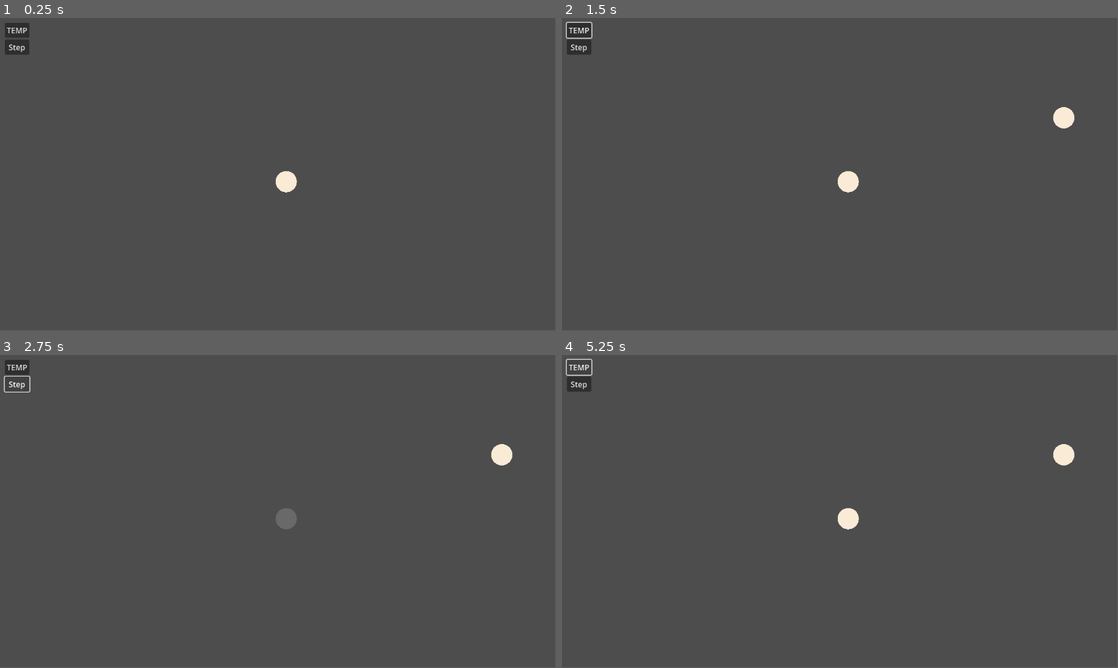
Above: before the commit, frames 1-4 (two rows, left to right).
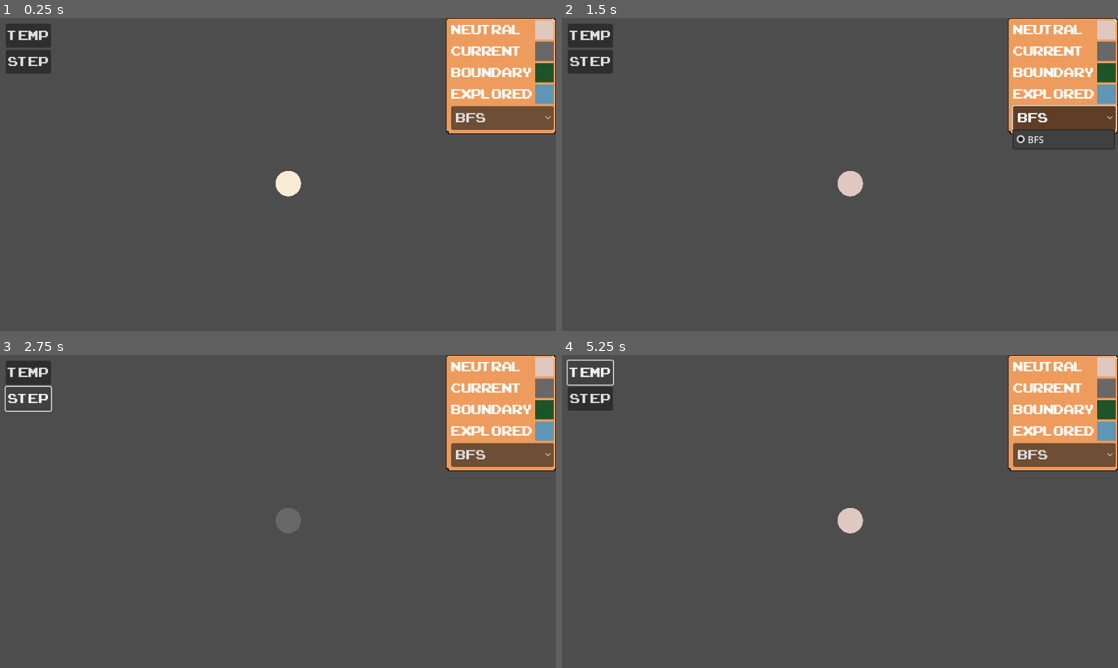
Above: after the commit, the same moments.

Repository: OliverVoogd/GraphBuilder
Game: Godot game, scene res://main_window.tscn
The game is run twice, just before and just after one commit, with the same random seed, the same clock (stepped at 60 frames per second) and the same inputs.
Inputs (mouse positions are in pixels of both pictures, inside the frame that each line leads up to):
- Up to frame 1 (0.25 s): no input
- Up to frame 2 (1.5 s): click "TEMP" at 0.5 s; click (1062, 118) at 1.25 s, where only the run after the commit has a clickable "BFS"
- Up to frame 3 (2.75 s): click "Step" at 2 s
- Up to frame 4 (5.25 s): click "TEMP" at 2.75 s; click "Step" at 3.5 s; click (1062, 455) at 4.25 s, where only the run after the commit has a clickable "BFS"; click "TEMP" at 5 s
The window is 799x449 before the commit and 800x450 after it. Grey fills any space a smaller window leaves; there, only what the larger window draws over its background counts as a difference.

The runs differ from the first frame. In frame 1, 8.3% of the frame differs, in the area x 0-100%, y 0-58%; in frame 2, 8.5%; in frame 3, 8.1%; in frame 4, 8.5%.

Commit message:
multiple WIPs

Diff:
--- a/Graph/Algorithms/BFS.gd
+++ b/Graph/Algorithms/BFS.gd
@@ -1,20 +1,16 @@
-extends Resource
+extends Algorithm
 
 class_name BFS
 # All algorithms represent nodes as simply ints, corresponding to the nodes stored in
 # a GData object. GData objects can be passed between different algorithms, which can produce
 # different results
+var stored_current_node: int = -1
 
-@export var algorithm_name = "BFS"
-var graph_data: GData = null
+func _init() -> void:
+	algorithm_name = BFS
 
-# reimpliment as queues
-var explored: Array[int] = []
-var boundary: Array[int] = []
-var stored_current_node: int = -1
-var algorithm_finished: bool = false
-#region Public Methods
-func reset():
+#region Inherited Methods
+func reset() -> void:
 	explored.clear()
 	boundary.clear()
 
@@ -22,11 +18,11 @@
 	algorithm_finished = false
 	stored_current_node = -1
 
-func initialise_algorithm(data: GData):
+func initialise_algorithm(data: GData) -> void:
 	graph_data = data
 	reset()
 
-func get_display_data():
+func get_display_data() -> Array:
 	# return the current node, boundary nodes and explored nodes for visualisation
 	# all should be lists
 	return [
@@ -34,8 +30,6 @@
 		graph_data.get_array_gnodes(boundary),
 		graph_data.get_array_gnodes(explored)]
 
-# steps through the algorithm
-# TEMP just return the explored nodes
 func step() -> Array[int]:
 	var current_node = get_next_node()
 	stored_current_node = current_node
--- a/Graph/Algorithms/BFS.tres
+++ b/Graph/Algorithms/BFS.tres
@@ -3,5 +3,6 @@
 [ext_resource type="Script" path="res://Graph/Algorithms/BFS.gd" id="1_eubao"]
 
 [resource]
+resource_name = "BFS"
 script = ExtResource("1_eubao")
 algorithm_name = "BFS"
--- /dev/null
+++ b/Graph/Algorithms/algorithm.gd
@@ -0,0 +1,26 @@
+extends Resource
+
+class_name Algorithm
+
+@export var algorithm_name = "Abstract"
+
+
+var graph_data: GData = null
+# reimpliment as queues
+var explored: Array[int] = []
+var boundary: Array[int] = []
+var algorithm_finished: bool = false
+
+
+func reset() -> void:
+	print_debug("Abstract class")
+	pass
+func initialise_algorithm(data: GData) -> void:
+	print_debug("Abstract class")
+	pass
+func get_display_data() -> Array:
+	print_debug("Abstract class")
+	return []
+func step() -> Array[int]:
+	print_debug("Abstract class")
+	return []
--- a/Graph/GNode.tscn
+++ b/Graph/GNode.tscn
@@ -3,7 +3,7 @@
 [ext_resource type="Script" path="res://Graph/GNode.gd" id="1_d305o"]
 
 [sub_resource type="CircleShape2D" id="CircleShape2D_ncjd3"]
-radius = 300.0
+radius = 200.0
 
 [node name="GNode" type="Node2D"]
 script = ExtResource("1_d305o")
--- a/Graph/Graph.gd
+++ b/Graph/Graph.gd
@@ -8,10 +8,13 @@
 @export var start_node: GNode
 var graph_data: GData = preload("res://Graph/GData.tres")
 
-@export var neutral_colour := Color.ANTIQUE_WHITE
-@export var current_colour := Color.DIM_GRAY
-@export var explored_colour := Color.DARK_RED
-@export var boundary_colour := Color.YELLOW_GREEN
+#region Variables for Options Menu
+@export var options_menu: OptionsMenu
+var neutral_colour_rect: ColorRect
+var current_colour_rect: ColorRect
+var boundary_colour_rect: ColorRect
+var explored_colour_rect: ColorRect
+#endregion
 
 #region Variables for Edges
 var stored_node_for_edge_add: GNode = null
@@ -22,6 +25,8 @@
 #region Godot Methods
 func _ready() -> void:
 	connect_gnode_to_signals(start_node)
+
+	setup_colour_rects()
 #endregion
 
 #region Public Methods
@@ -31,13 +36,13 @@
 func set_graph_display(display_data) -> void:
 	# display_data is [current, boundary, explored]
 	for node in display_data[1]:
-		node.change_colour(boundary_colour)
+		node.change_colour(boundary_colour_rect.color)
 	for node in display_data[2]:
-		node.change_colour(explored_colour)
-	display_data[0].change_colour(current_colour)
+		node.change_colour(explored_colour_rect.color)
+	display_data[0].change_colour(current_colour_rect.color)
 func reset_node_colours(node_array: Array[GNode]) -> void:
 	for node in node_array:
-		node.change_colour(neutral_colour)
+		node.change_colour(neutral_colour_rect.color)
 #endregion
 
 #region Creating Nodes & Edges
@@ -110,3 +115,11 @@
 	graph_data.set_start_gnode(start_node)
 	print_debug("edge count: ", number_edges)
 #endregion
+
+#region Colours
+func setup_colour_rects():
+	neutral_colour_rect = options_menu.getNeutralColorRect()
+	current_colour_rect = options_menu.getCurrentColorRect()
+	boundary_colour_rect= options_menu.getBoundaryColorRect()
+	explored_colour_rect = options_menu.getExploredColorRect()
+#endregion
--- a/main_window.tscn
+++ b/main_window.tscn
@@ -1,13 +1,15 @@
-[gd_scene load_steps=6 format=3 uid="uid://jjvih8gbeux3"]
+[gd_scene load_steps=8 format=3 uid="uid://jjvih8gbeux3"]
 
 [ext_resource type="Script" path="res://main_window.gd" id="1_ktm31"]
 [ext_resource type="Script" path="res://Graph/Graph.gd" id="2_1mehc"]
+[ext_resource type="PackedScene" uid="uid://d1n5d3w0ntk22" path="res://ui/options_menu.tscn" id="3_absgt"]
+[ext_resource type="Theme" uid="uid://ds50bdi3l4kfk" path="res://ui/graphapptheme.tres" id="3_mt68v"]
 [ext_resource type="PackedScene" uid="uid://br8odp5wrtu6x" path="res://Graph/GNode.tscn" id="4_skrk1"]
 [ext_resource type="Script" path="res://Graph/Algorithms/BFS.gd" id="4_wfiq6"]
 
 [sub_resource type="Resource" id="Resource_f6ipu"]
 script = ExtResource("4_wfiq6")
-algorithm_name = "BFS"
+algorithm_name = "Abstract"
 
 [node name="MainWindow" type="Node2D"]
 script = ExtResource("1_ktm31")
@@ -31,15 +33,20 @@
 
 [node name="btnTemp" type="Button" parent="CanvasLayer/Control/ModeGridContainer"]
 layout_mode = 2
+theme = ExtResource("3_mt68v")
 text = "TEMP"
 
 [node name="btnStepAlgorithm" type="Button" parent="CanvasLayer/Control/ModeGridContainer"]
 layout_mode = 2
+theme = ExtResource("3_mt68v")
 text = "Step"
 
-[node name="Graph" type="Node2D" parent="." node_paths=PackedStringArray("start_node")]
+[node name="OptionsMenu" parent="CanvasLayer" instance=ExtResource("3_absgt")]
+
+[node name="Graph" type="Node2D" parent="." node_paths=PackedStringArray("start_node", "options_menu")]
 script = ExtResource("2_1mehc")
 start_node = NodePath("GNode")
+options_menu = NodePath("../CanvasLayer/OptionsMenu")
 
 [node name="GNode" parent="Graph" instance=ExtResource("4_skrk1")]
 position = Vector2(161, 142)
--- a/project.godot
+++ b/project.godot
@@ -17,7 +17,9 @@
 
 [display]
 
-window/stretch/aspect="expand"
+window/size/viewport_width=960
+window/size/viewport_height=540
+window/stretch/mode="viewport"
 
 [dotnet]
 
@@ -43,6 +45,6 @@
 
 [rendering]
 
-textures/canvas_textures/default_texture_filter=2
+textures/canvas_textures/default_texture_filter=0
 renderer/rendering_method="gl_compatibility"
 renderer/rendering_method.mobile="gl_compatibility"
--- /dev/null
+++ b/ui/colour_select.gd
@@ -0,0 +1,18 @@
+extends ColorRect
+
+var mouse_within := false
+
+func _ready() -> void:
+	gui_input.connect(on_gui_input)
+	mouse_entered.connect(on_mouse_entered)
+	mouse_exited.connect(on_mouse_exited)
+
+func on_gui_input(event: InputEvent) -> void:
+	if (event.is_action_pressed("left_mouse") and mouse_within):
+		# bring up the colour picker!
+		print_debug("mouse clicked colour picker")
+
+func on_mouse_entered() -> void:
+	mouse_within = true
+func on_mouse_exited() -> void:
+	mouse_within = false
--- /dev/null
+++ b/ui/graphapptheme.tres
@@ -0,0 +1,11 @@
+[gd_resource type="Theme" load_steps=2 format=3 uid="uid://ds50bdi3l4kfk"]
+
+[ext_resource type="FontFile" uid="uid://ctpje3ghynugi" path="res://ui/ARCADECLASSIC.TTF" id="1_cxskw"]
+
+[resource]
+Button/font_sizes/font_size = 32
+Button/fonts/font = ExtResource("1_cxskw")
+Label/font_sizes/font_size = 32
+Label/fonts/font = ExtResource("1_cxskw")
+OptionButton/font_sizes/font_size = 32
+OptionButton/fonts/font = ExtResource("1_cxskw")
--- /dev/null
+++ b/ui/options_menu.gd
@@ -0,0 +1,25 @@
+class_name OptionsMenu
+extends Control
+
+signal algorithm_changed
+@export var algorithms: Array[Algorithm]
+@onready var algorithm_option_button := $VBoxContainer/AlgorithmOption
+
+func _ready() -> void:
+	algorithm_option_button.clear()
+	for algo in algorithms:
+		algorithm_option_button.add_item(algo.algorithm_name)
+
+func getNeutralColorRect() -> ColorRect:
+	return $VBoxContainer/GridContainer/crRectNeutral
+func getCurrentColorRect() -> ColorRect:
+	return $VBoxContainer/GridContainer/crRectCurrent
+func getBoundaryColorRect() -> ColorRect:
+	return $VBoxContainer/GridContainer/crRectBoundary
+func getExploredColorRect() -> ColorRect:
+	return $VBoxContainer/GridContainer/crRectExplored
+
+
+func _on_algorithm_option_item_selected(index: int) -> void:
+	#algorithm_changed.emit(algorithms[index])
+	pass
--- /dev/null
+++ b/ui/options_menu.tscn
@@ -0,0 +1,103 @@
+[gd_scene load_steps=6 format=3 uid="uid://d1n5d3w0ntk22"]
+
+[ext_resource type="Script" path="res://ui/colour_select.gd" id="1_s51qk"]
+[ext_resource type="Script" path="res://ui/options_menu.gd" id="1_xyouh"]
+[ext_resource type="Resource" uid="uid://35np0u1xed7a" path="res://Graph/Algorithms/BFS.tres" id="2_mhvid"]
+[ext_resource type="Texture2D" uid="uid://bj1nx53ium04c" path="res://hexels/optionsmenu.png" id="3_8jlu4"]
+[ext_resource type="Theme" uid="uid://ds50bdi3l4kfk" path="res://ui/graphapptheme.tres" id="4_4nafr"]
+
+[node name="OptionsMenu" type="Control"]
+layout_mode = 3
+anchors_preset = 1
+anchor_left = 1.0
+anchor_right = 1.0
+grow_horizontal = 0
+script = ExtResource("1_xyouh")
+algorithms = Array[Resource("res://Graph/Algorithms/algorithm.gd")]([ExtResource("2_mhvid")])
+
+[node name="NinePatchRect" type="NinePatchRect" parent="."]
+layout_mode = 1
+anchors_preset = 1
+anchor_left = 1.0
+anchor_right = 1.0
+offset_left = -190.0
+offset_bottom = 200.0
+grow_horizontal = 0
+texture = ExtResource("3_8jlu4")
+patch_margin_left = 6
+patch_margin_top = 6
+patch_margin_right = 6
+patch_margin_bottom = 5
+
+[node name="VBoxContainer" type="VBoxContainer" parent="."]
+layout_mode = 1
+anchors_preset = 1
+anchor_left = 1.0
+anchor_right = 1.0
+offset_left = -116.28
+offset_top = 3.915
+offset_right = -4.28
+offset_bottom = 167.915
+grow_horizontal = 0
+
+[node name="GridContainer" type="GridContainer" parent="VBoxContainer"]
+layout_mode = 2
+columns = 2
+
+[node name="lblNeutralColour" type="Label" parent="VBoxContainer/GridContainer"]
+layout_mode = 2
+theme = ExtResource("4_4nafr")
+text = "Neutral
+"
+
+[node name="crRectNeutral" type="ColorRect" parent="VBoxContainer/GridContainer"]
+custom_minimum_size = Vector2(32, 32)
+layout_mode = 2
+color = Color(0.87451, 0.784314, 0.74902, 1)
+script = ExtResource("1_s51qk")
+
+[node name="lblCurrentColour" type="Label" parent="VBoxContainer/GridContainer"]
+layout_mode = 2
+theme = ExtResource("4_4nafr")
+text = "Current
+"
+
+[node name="crRectCurrent" type="ColorRect" parent="VBoxContainer/GridContainer"]
+custom_minimum_size = Vector2(32, 32)
+layout_mode = 2
+color = Color(0.41, 0.41, 0.41, 1)
+script = ExtResource("1_s51qk")
+
+[node name="lblBoundaryColour" type="Label" parent="VBoxContainer/GridContainer"]
+layout_mode = 2
+theme = ExtResource("4_4nafr")
+text = "Boundary"
+
+[node name="crRectBoundary" type="ColorRect" parent="VBoxContainer/GridContainer"]
+custom_minimum_size = Vector2(32, 32)
+layout_mode = 2
+color = Color(0.113725, 0.329412, 0.160784, 1)
+script = ExtResource("1_s51qk")
+
+[node name="lblExploredColour" type="Label" parent="VBoxContainer/GridContainer"]
+layout_mode = 2
+theme = ExtResource("4_4nafr")
+text = "Explored"
+
+[node name="crRectExplored" type="ColorRect" parent="VBoxContainer/GridContainer"]
+custom_minimum_size = Vector2(32, 32)
+layout_mode = 2
+color = Color(0.372367, 0.589766, 0.714024, 1)
+script = ExtResource("1_s51qk")
+
+[node name="AlgorithmOption" type="OptionButton" parent="VBoxContainer"]
+layout_mode = 2
+theme = ExtResource("4_4nafr")
+item_count = 1
+selected = 0
+fit_to_longest_item = false
+allow_reselect = true
+popup/item_0/text = "TEST"
+popup/item_0/id = 0
+
+[connection signal="item_selected" from="VBoxContainer/AlgorithmOption" to="." method="_on_algorithm_option_item_selected"]
Binary file added: hexels/optionsmenu.png
Not shown, added: hexels/optionsmenu.png.import
Binary file added: ui/ARCADECLASSIC.TTF
Not shown, added: ui/ARCADECLASSIC.TTF.import
Not shown, added: hexels/optionsmenu.hxl
